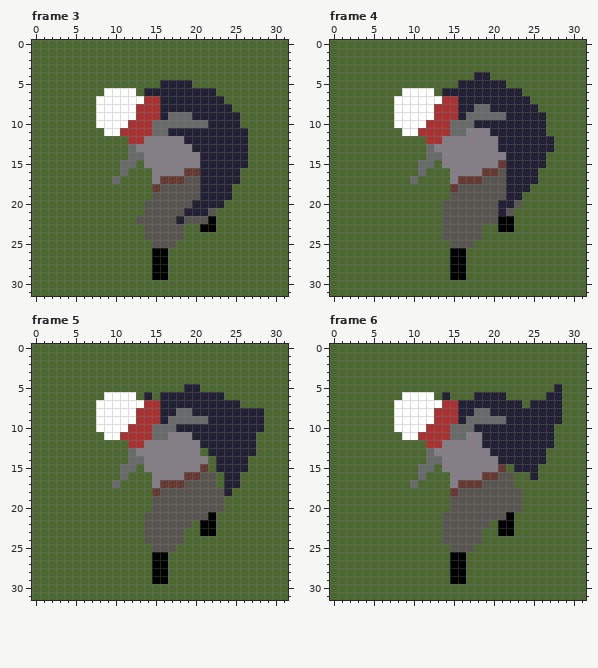
Two versions of one pixel-art file, aseprite/attackup2.aseprite. Above, as it was before the edit.
32x32 pixels, 10 frames. Shown: frame 3, frame 4, frame 5, frame 6. The commit also changed other frames, which this record leaves out.
After the commit:
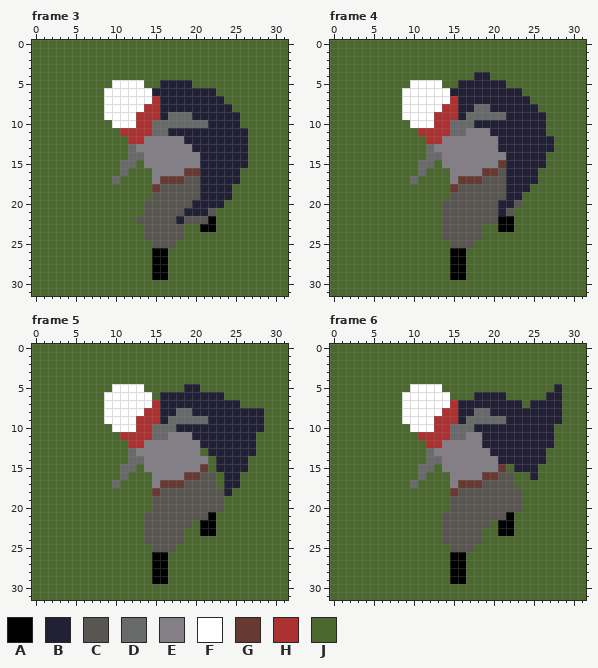
Palette (. is transparent): A #000000  B #222034  C #595652  D #696a6a  E #847e87  F #ffffff  G #663931  H #ac3232  J #4b692f
Difference:
Frame 3, layer "head":
y 5: x 10..13 JJJJ -> FFFF
y 6: x 13..14 JB -> FF
y 7: x 8 F -> J; x 14 H -> F
y 8: x 8 F -> J; x 13 H -> F
y 9: x 8 F -> J
y 10: x 8..9 FF -> JJ; x 12 H -> F
y 11: x 9..10 FF -> JJ
Frame 4, layer "head": the same change as frame 3
Frame 5, layer "head": the same change as frame 3
Frame 6, layer "head": the same change as frame 3
Boxes around the changes in both pictures, in picture pixels (x1, y1, x2, y2):
changed: (96, 80, 152, 136)
changed: (394, 80, 450, 136)
changed: (96, 384, 152, 440)
changed: (394, 384, 450, 440)
